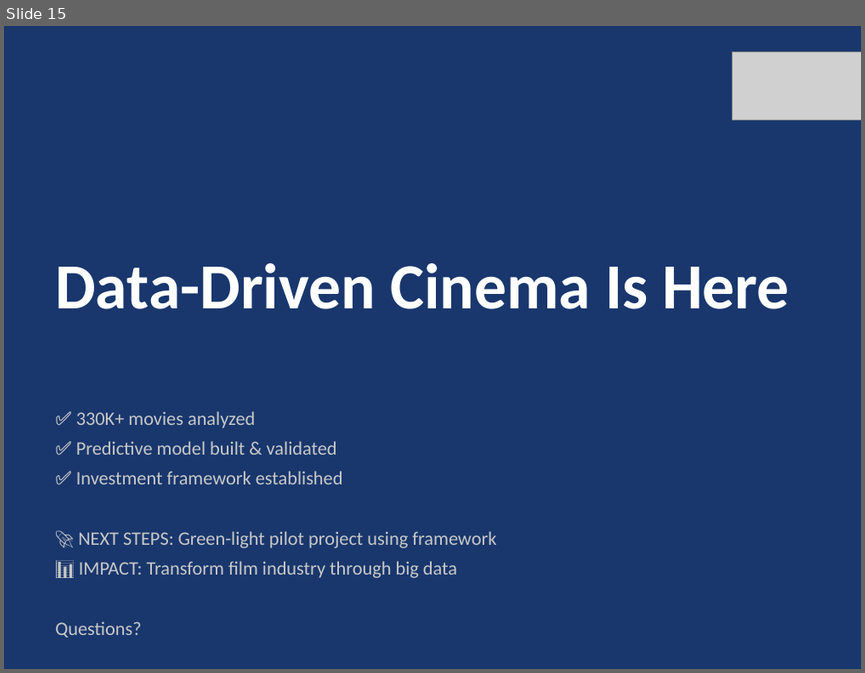
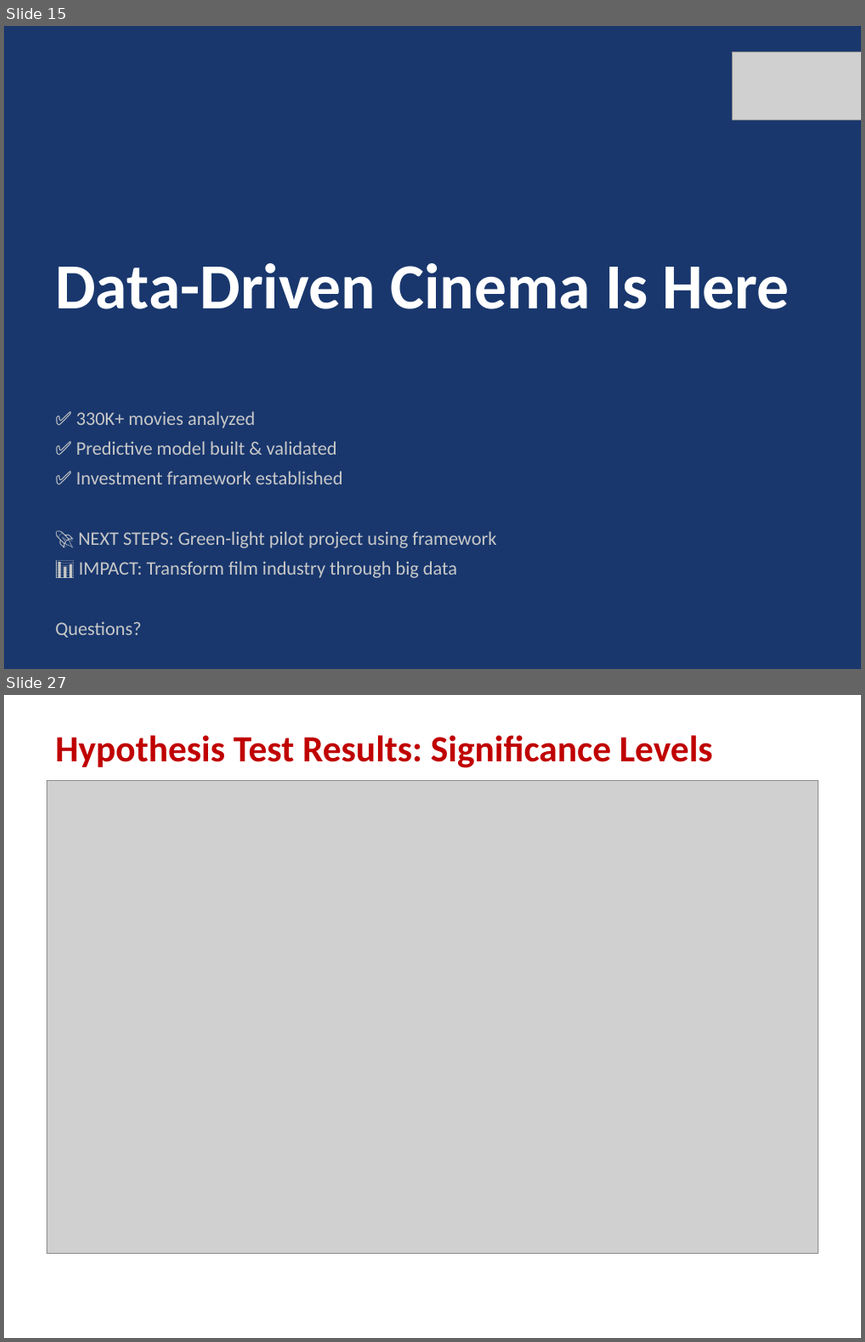
Before and after one commit to horacefonseca/bigdata_imdb_businesscase, a slide deck: presentation/IMDb_Business_Case_Presentation.pptx. Shown one above the other, each under a label of ours: slide 15 before the commit, slides 15 and 27 after it; the slides between them are not shown. The pictures are 865x673 and 865x1342 pixels, drawn with LibreOffice and Linux fonts; fonts in the diff are those of the drawing; grey boxes stand for pictures. Boxes give left, top, right and bottom in pixels: in the first picture for what was removed or moved away, otherwise in the second. Text is boxed around its words. In the diff, an @@ line names an element or a change of style, - is before the commit and + after.

```diff
--- a/presentation/IMDb_Business_Case_Presentation.pptx
+++ b/presentation/IMDb_Business_Case_Presentation.pptx
@@ slide 27 added at [4, 695, 861, 1338], background #FFFFFF @@
@@ text added at [55, 735, 713, 768], 31 pt, text #C00000, bold @@
+Hypothesis Test Results: Significance Levels
@@ picture added at [46, 781, 818, 1253] @@
```
Also in this commit, not shown: 19 other slides added, 38 other files.
